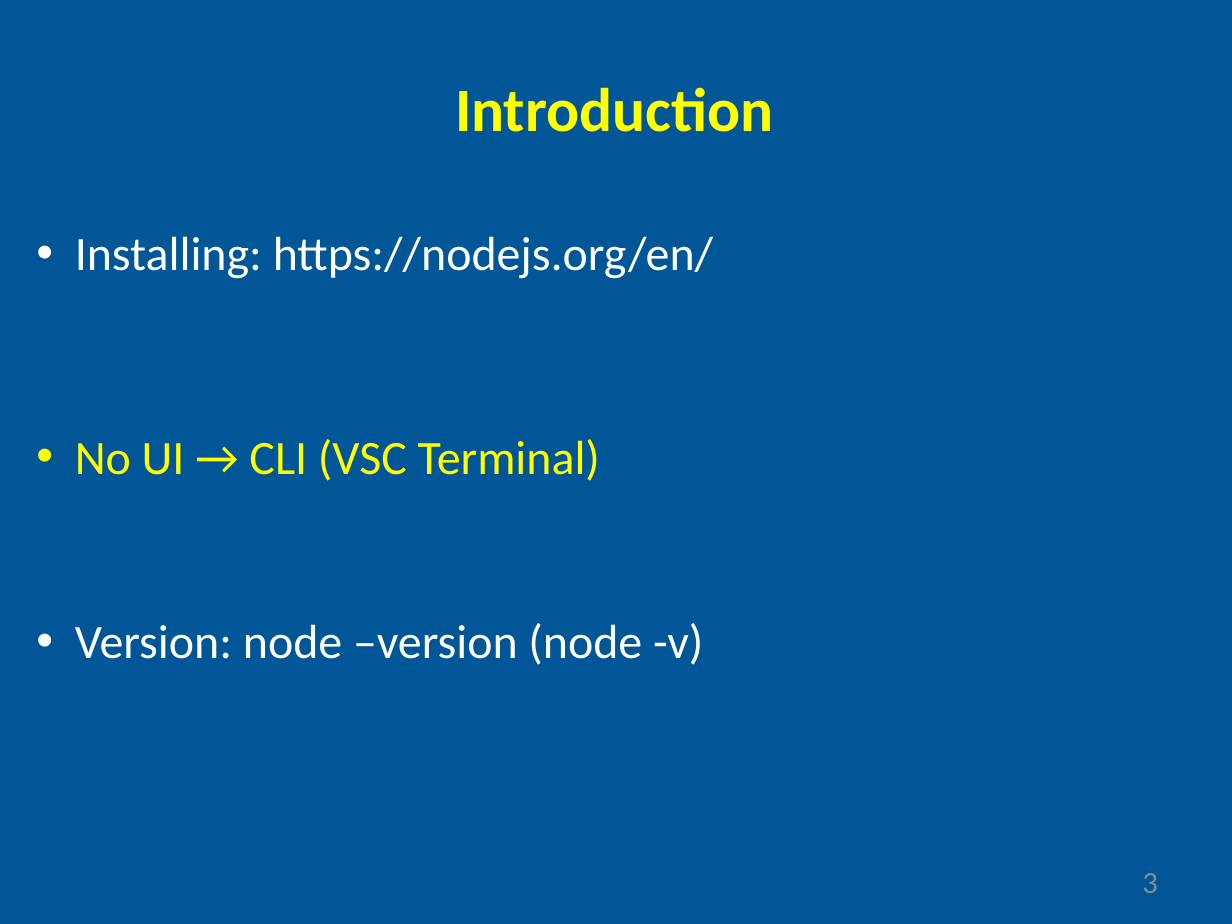
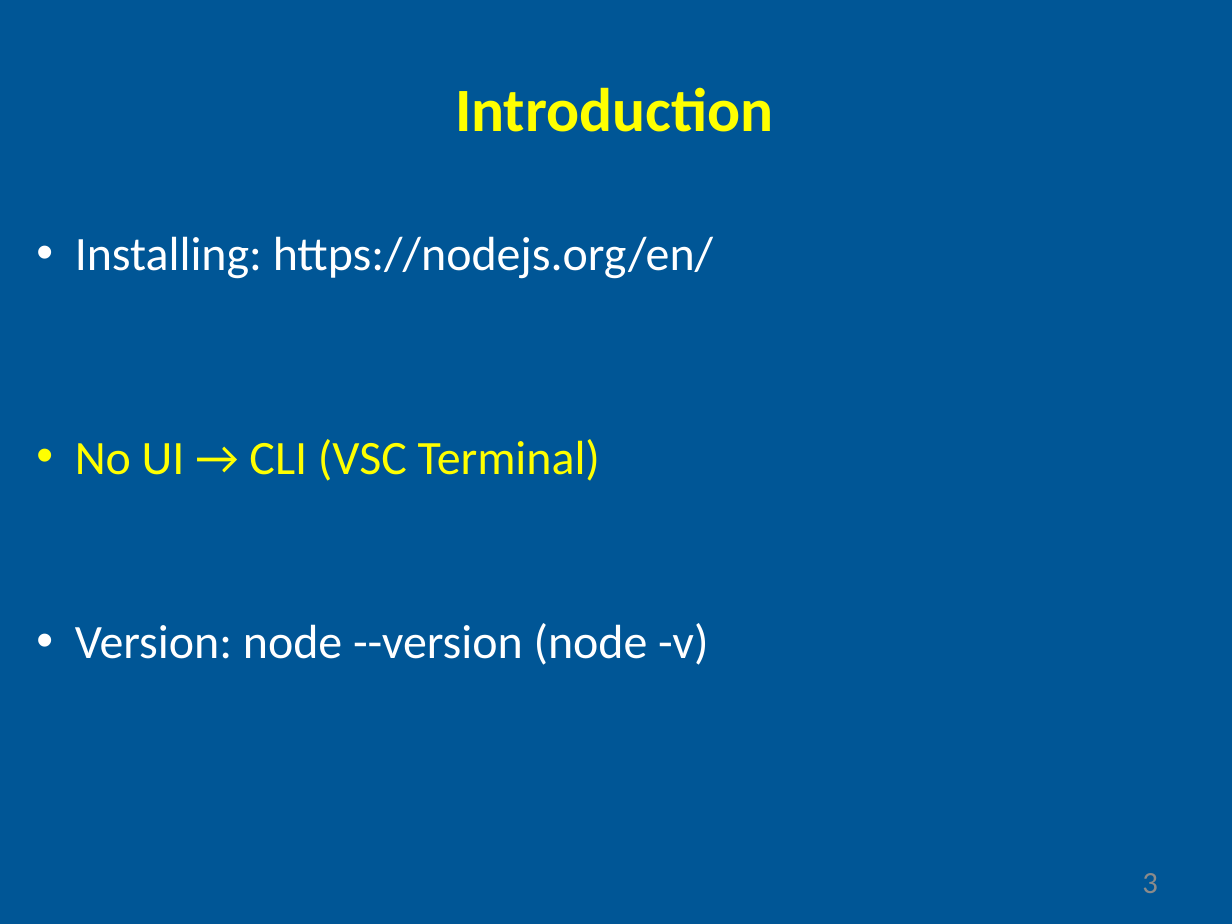
Before and after one commit to gyoryakos/presentations, a slide deck: slide 3 of nodejs.pptx. Drawn at 1232x924 pixels with LibreOffice and Linux fonts; fonts in the diff are those of the drawing. Boxes give left, top, right and bottom in pixels: in the first picture for what was removed or moved away, otherwise in the second. Text is boxed around its words. In the diff, an @@ line names an element or a change of style, - is before the commit and + after.

```diff
--- a/nodejs.pptx
+++ b/nodejs.pptx
@@ text at [75,623,708,665]: text changed @@
-• Version: node –version (node -v)
+• Version: node --version (node -v)
```
Also in this commit, not shown: 2 other slides changed, 1 slide added.
